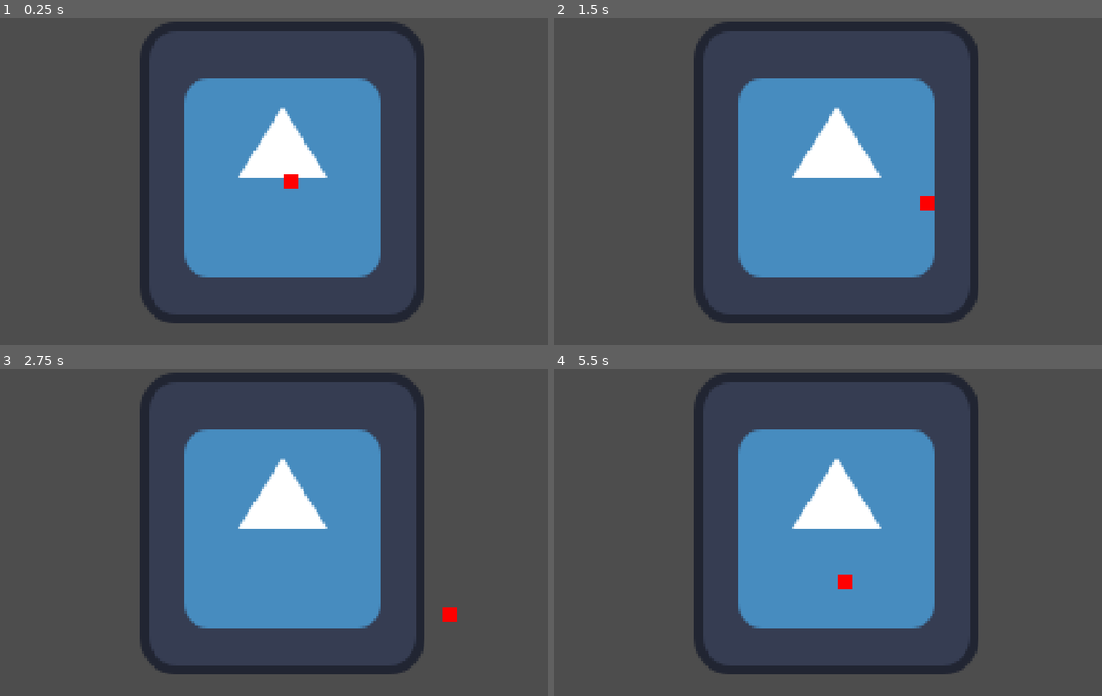
Above: before the commit, frames 1-4 (two rows, left to right).
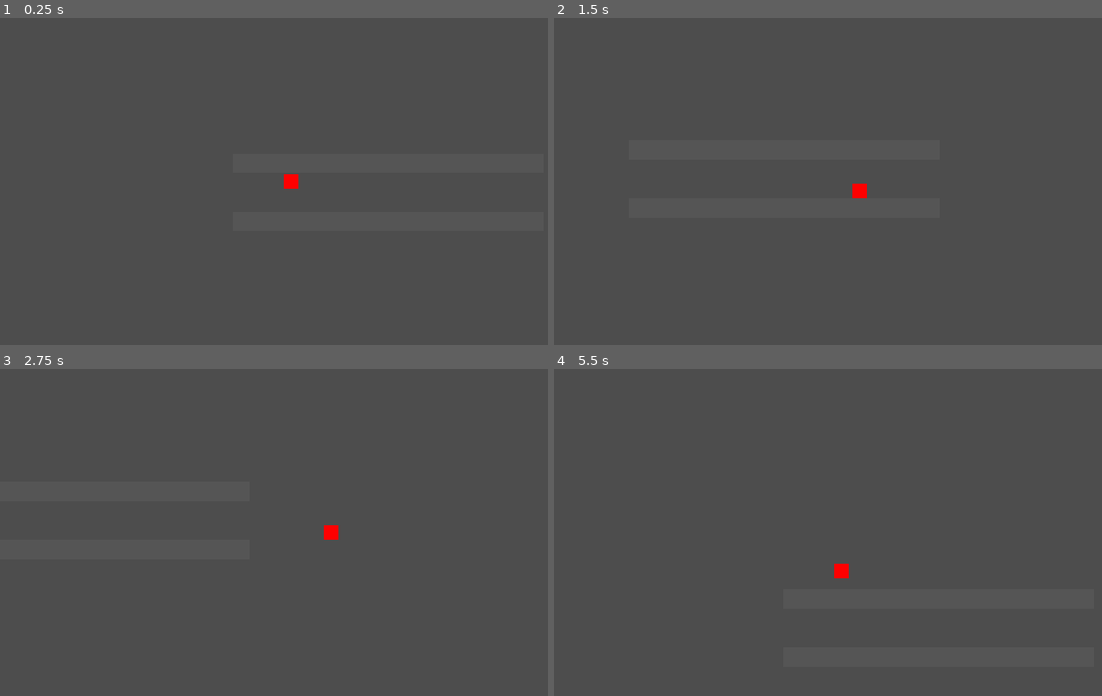
Above: after the commit, the same moments.

Repository: yungvlone112/first-roguelike-project
Game: Godot game, scene res://main.tscn
Two runs of this game, one before a commit and one after it. Both use one fixed random seed, a clock stepped at 60 frames per second and the inputs below. The engine's default icon, where the game draws it, is replaced by a stand-in: a white triangle on a blue panel in a dark square.
Inputs:
- Up to frame 1 (0.25 s): no input
- Up to frame 2 (1.5 s): tap Enter at 0.5 s; hold D (move_right) 0.53-1.28 s; hold S (move_down) from 1.28 s (still down)
- Up to frame 3 (2.75 s): release S (move_down) at 2.03 s; hold D (move_right) from 2.03 s (still down)
- Up to frame 4 (5.5 s): release D (move_right) at 2.78 s; hold W (move_up) 2.78-3.53 s; hold A (move_left) 3.53-5.03 s; hold S (move_down) from 5.03 s (still down)

The runs differ from the first frame. In frame 1, 28% of the frame differs, in the area x 25-78%, y 1-94%; in frame 2, 28%; in frame 3, 28%; in frame 4, 29%.

Commit message:
стены и камера

Diff:
--- a/main.tscn
+++ b/main.tscn
@@ -1,14 +1,106 @@
 [gd_scene format=3 uid="uid://cal0kpvcj82mj"]
 
-[ext_resource type="Texture2D" uid="uid://cv8xfe602ot1j" path="res://icon.svg" id="1_ig7tw"]
 [ext_resource type="PackedScene" uid="uid://bdwbbkhbempvt" path="res://player.tscn" id="2_0xm2m"]
+[ext_resource type="PackedScene" uid="uid://cs24vwrgnfejb" path="res://scenes/wall.tscn" id="2_h2yge"]
 
 [node name="Node2D" type="Node2D" unique_id=779837057]
 
-[node name="Icon" type="Sprite2D" parent="." unique_id=89501499]
-position = Vector2(233, 128)
-scale = Vector2(1.8359377, 1.9453127)
-texture = ExtResource("1_ig7tw")
-
 [node name="Player" parent="." unique_id=1996058903 instance=ExtResource("2_0xm2m")]
 position = Vector2(240, 135)
+speed = 190.0
+
+[node name="Wall" parent="." unique_id=133484559 instance=ExtResource("2_h2yge")]
+position = Vector2(192, 112)
+
+[node name="Wall2" parent="." unique_id=1093910964 instance=ExtResource("2_h2yge")]
+position = Vector2(208, 112)
+
+[node name="Wall3" parent="." unique_id=1666456914 instance=ExtResource("2_h2yge")]
+position = Vector2(224, 112)
+
+[node name="Wall4" parent="." unique_id=394019691 instance=ExtResource("2_h2yge")]
+position = Vector2(240, 112)
+
+[node name="Wall5" parent="." unique_id=404827288 instance=ExtResource("2_h2yge")]
+position = Vector2(256, 112)
+
+[node name="Wall6" parent="." unique_id=1677386199 instance=ExtResource("2_h2yge")]
+position = Vector2(272, 112)
+
+[node name="Wall7" parent="." unique_id=1743705138 instance=ExtResource("2_h2yge")]
+position = Vector2(288, 112)
+
+[node name="Wall8" parent="." unique_id=1834735628 instance=ExtResource("2_h2yge")]
+position = Vector2(304, 112)
+
+[node name="Wall9" parent="." unique_id=31517782 instance=ExtResource("2_h2yge")]
+position = Vector2(192, 160)
+
+[node name="Wall10" parent="." unique_id=882162401 instance=ExtResource("2_h2yge")]
+position = Vector2(208, 160)
+
+[node name="Wall11" parent="." unique_id=1825669932 instance=ExtResource("2_h2yge")]
+position = Vector2(224, 160)
+
+[node name="Wall12" parent="." unique_id=1824638789 instance=ExtResource("2_h2yge")]
+position = Vector2(240, 160)
+
+[node name="Wall13" parent="." unique_id=869082965 instance=ExtResource("2_h2yge")]
+position = Vector2(256, 160)
+
+[node name="Wall14" parent="." unique_id=837550029 instance=ExtResource("2_h2yge")]
+position = Vector2(272, 160)
+
+[node name="Wall15" parent="." unique_id=1435540126 instance=ExtResource("2_h2yge")]
+position = Vector2(288, 160)
+
+[node name="Wall16" parent="." unique_id=1434653630 instance=ExtResource("2_h2yge")]
+position = Vector2(304, 160)
+
+[node name="Wall17" parent="." unique_id=883816138 instance=ExtResource("2_h2yge")]
+position = Vector2(320, 112)
+
+[node name="Wall18" parent="." unique_id=1820225976 instance=ExtResource("2_h2yge")]
+position = Vector2(336, 112)
+
+[node name="Wall19" parent="." unique_id=430008348 instance=ExtResource("2_h2yge")]
+position = Vector2(352, 112)
+
+[node name="Wall20" parent="." unique_id=606161978 instance=ExtResource("2_h2yge")]
+position = Vector2(368, 112)
+
+[node name="Wall21" parent="." unique_id=1780509582 instance=ExtResource("2_h2yge")]
+position = Vector2(384, 112)
+
+[node name="Wall22" parent="." unique_id=7961238 instance=ExtResource("2_h2yge")]
+position = Vector2(400, 112)
+
+[node name="Wall23" parent="." unique_id=605293132 instance=ExtResource("2_h2yge")]
+position = Vector2(416, 112)
+
+[node name="Wall24" parent="." unique_id=762245242 instance=ExtResource("2_h2yge")]
+position = Vector2(432, 112)
+
+[node name="Wall25" parent="." unique_id=1496295012 instance=ExtResource("2_h2yge")]
+position = Vector2(320, 160)
+
+[node name="Wall26" parent="." unique_id=91639527 instance=ExtResource("2_h2yge")]
+position = Vector2(336, 160)
+
+[node name="Wall27" parent="." unique_id=1907710994 instance=ExtResource("2_h2yge")]
+position = Vector2(352, 160)
+
+[node name="Wall28" parent="." unique_id=1552412426 instance=ExtResource("2_h2yge")]
+position = Vector2(368, 160)
+
+[node name="Wall29" parent="." unique_id=575012569 instance=ExtResource("2_h2yge")]
+position = Vector2(384, 160)
+
+[node name="Wall30" parent="." unique_id=447707360 instance=ExtResource("2_h2yge")]
+position = Vector2(400, 160)
+
+[node name="Wall31" parent="." unique_id=1201439671 instance=ExtResource("2_h2yge")]
+position = Vector2(416, 160)
+
+[node name="Wall32" parent="." unique_id=2959006 instance=ExtResource("2_h2yge")]
+position = Vector2(432, 160)
--- a/player.tscn
+++ b/player.tscn
@@ -11,9 +11,12 @@
 [node name="CollisionShape2D" type="CollisionShape2D" parent="." unique_id=817904267]
 shape = SubResource("RectangleShape2D_hf7dp")
 
-[node name="ColorRect" type="ColorRect" parent="CollisionShape2D" unique_id=262687208]
+[node name="ColorRect" type="ColorRect" parent="." unique_id=262687208]
 offset_left = -6.0
 offset_top = -6.0
 offset_right = 6.0
 offset_bottom = 6.0
 color = Color(1, 0, 0, 1)
+
+[node name="Camera2D" type="Camera2D" parent="." unique_id=672751898]
+position_smoothing_enabled = true
--- /dev/null
+++ b/scenes/wall.tscn
@@ -0,0 +1,15 @@
+[gd_scene format=3 uid="uid://cs24vwrgnfejb"]
+
+[sub_resource type="RectangleShape2D" id="RectangleShape2D_hf7dp"]
+size = Vector2(16, 16)
+
+[node name="Wall" type="StaticBody2D" unique_id=133484559]
+
+[node name="CollisionShape2D" type="CollisionShape2D" parent="." unique_id=1764523471]
+position = Vector2(8, 8)
+shape = SubResource("RectangleShape2D_hf7dp")
+
+[node name="ColorRect" type="ColorRect" parent="." unique_id=137922851]
+offset_right = 16.0
+offset_bottom = 16.0
+color = Color(0.33213586, 0.3321359, 0.3321359, 1)
--- a/scripts/player.gd
+++ b/scripts/player.gd
@@ -1,8 +1,8 @@
 extends CharacterBody2D
 
-const SPEED := 90.0
+@export var speed := 90.0
 
 func _physics_process(_delta):
 	var dir := Input.get_vector("move_left", "move_right", "move_up", "move_down")
-	velocity = dir * SPEED
+	velocity = dir * speed
 	move_and_slide()
